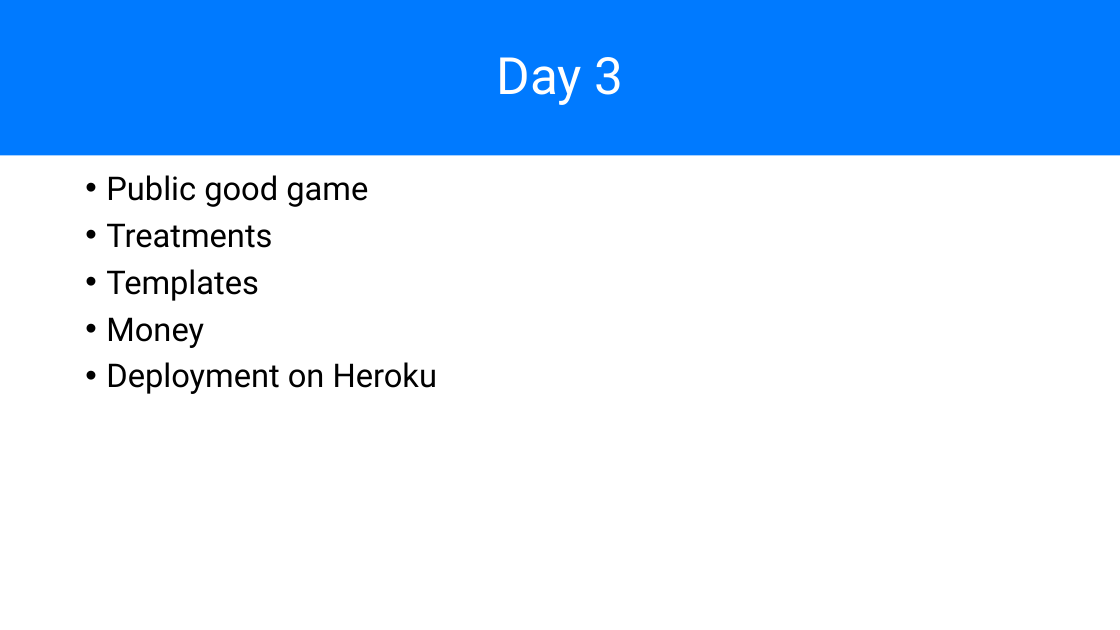
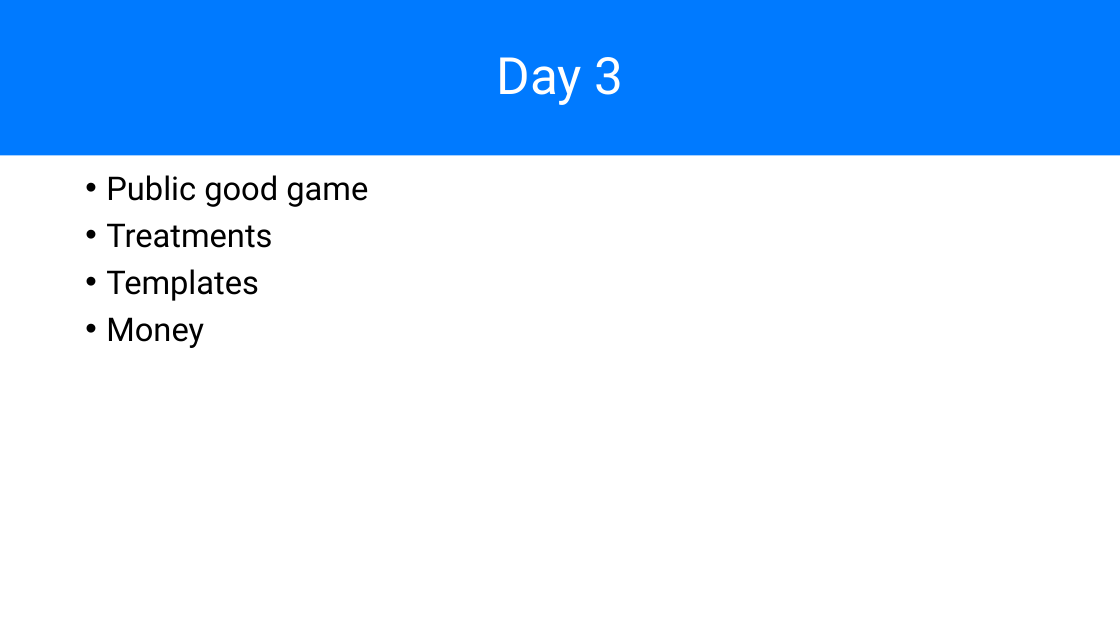
Before and after one commit to chapkovski/uncertainty-summer-school, a slide deck: slide 2 of presentations/frankfurt_july_2019 day3.pptx (slide 4 before the commit). Drawn at 1120x630 pixels with LibreOffice and Linux fonts; fonts in the diff are those of the drawing. Boxes give left, top, right and bottom in pixels: in the first picture for what was removed or moved away, otherwise in the second. Text is boxed around its words. In the diff, an @@ line names an element or a change of style, - is before the commit and + after.

```diff
--- a/presentations/frankfurt_july_2019 day3.pptx
+++ b/presentations/frankfurt_july_2019 day3.pptx
@@ text at (x1=106, y1=362, x2=437, y2=394): paragraph removed @@
-• Deployment on Heroku
```
Also in this commit, not shown: 3 other slides changed, 1 slide added, 41 slides removed, 6 other files.
